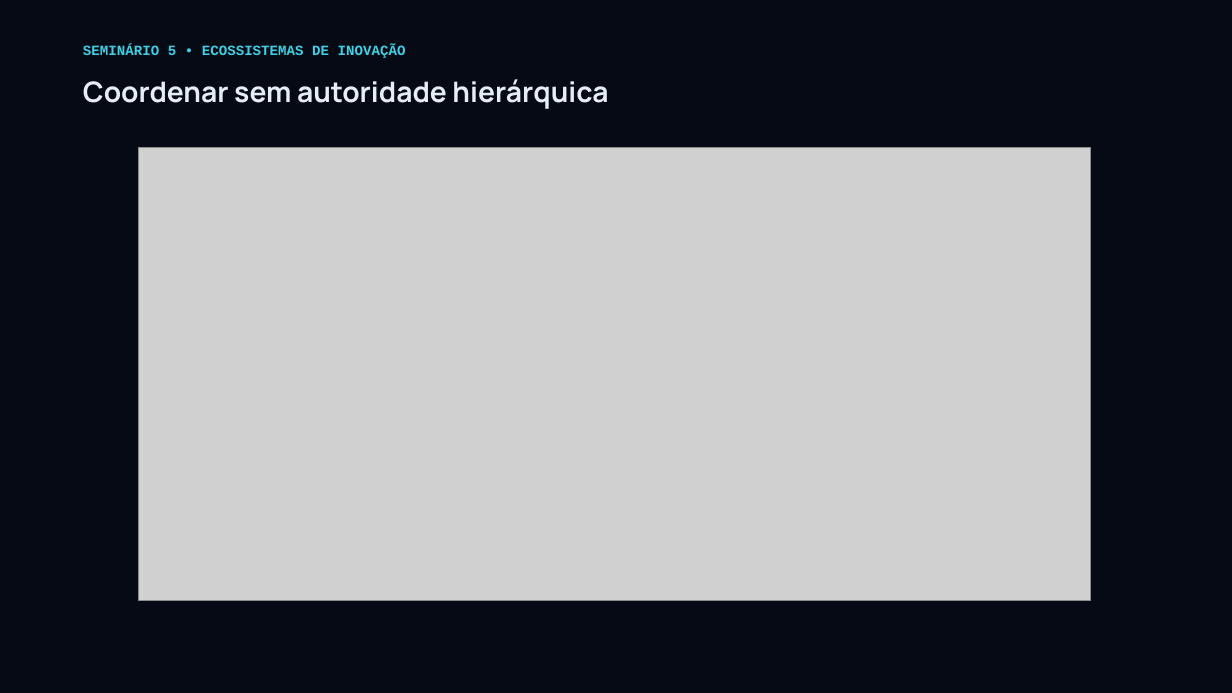
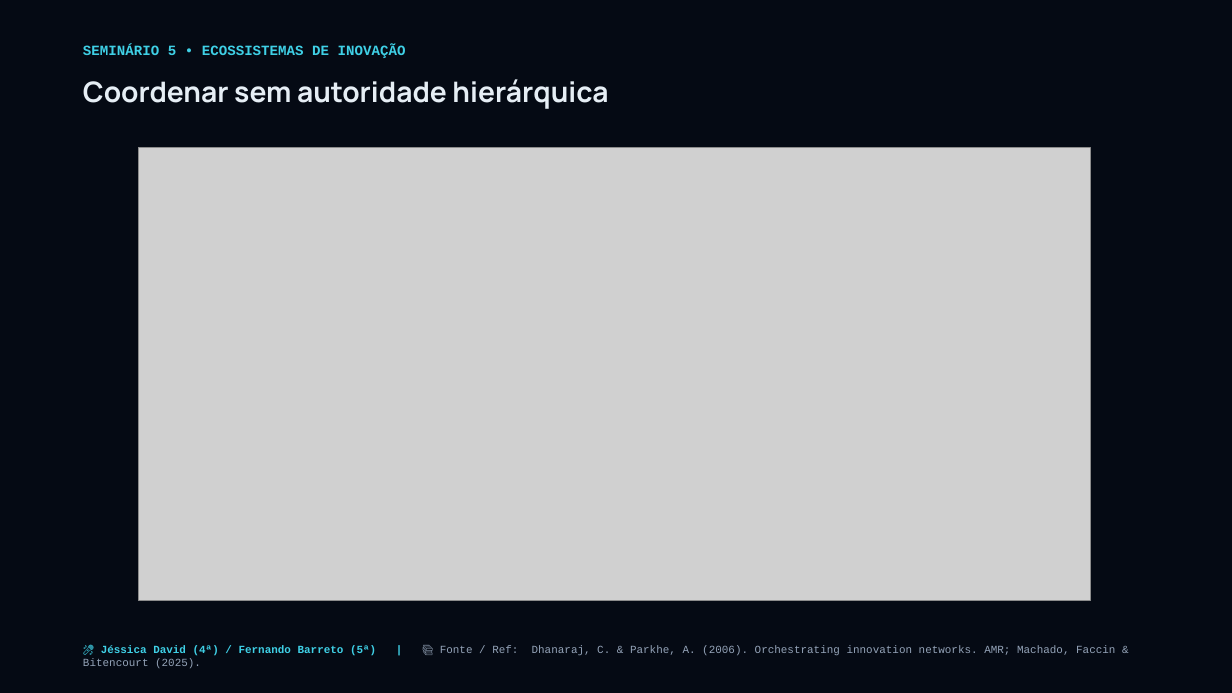
Before and after one commit to josuejofre/seminario-ecossistema-inovacao-pit, a slide deck: slide 13 of Seminario_5_Ecossistemas_Inovacao_Master.pptx. Drawn at 1232x693 pixels with LibreOffice and Linux fonts; fonts in the diff are those of the drawing; grey boxes stand for pictures. Boxes give left, top, right and bottom in pixels: in the first picture for what was removed or moved away, otherwise in the second. Text is boxed around its words. In the diff, an @@ line names an element or a change of style, - is before the commit and + after.

```diff
--- a/Seminario_5_Ecossistemas_Inovacao_Master.pptx
+++ b/Seminario_5_Ecossistemas_Inovacao_Master.pptx
@@ text added at <box>101,645,1115,656</box>, 8.5 pt, text #94A3B8 @@
+🎤 Jéssica David (4ª) / Fernando Barreto (5ª) | 📚 Fonte / Ref: Dhanaraj, C. & Parkhe, A. (2006). Orchestrating innovation networks. AMR; Machado, Faccin & Bitencourt (2025).
```
Also in this commit, not shown: 42 other slides changed, 1 slide removed, 4 other files.
